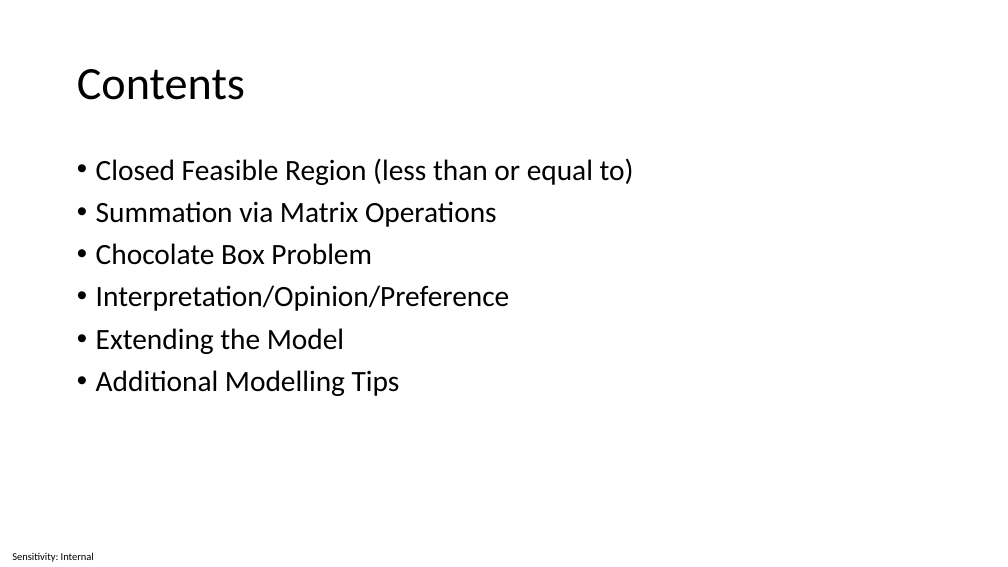
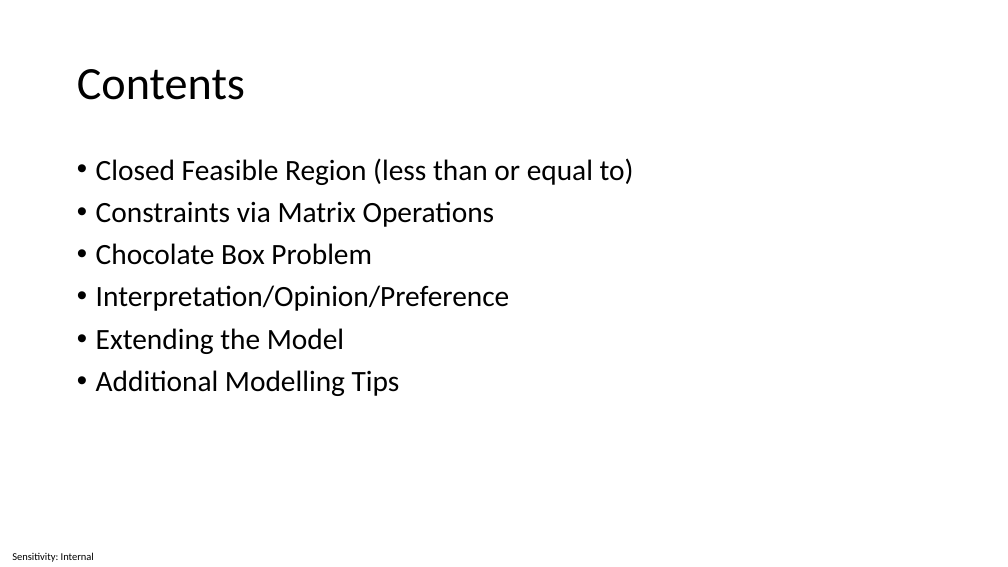
Before and after one commit to ctsallis/operational_research, a slide deck: slide 2 of content/Lectures/Semester 1/Week 04 - Mathematical Programming - Modelling/1 Lecture/Week 4 - Mathematical Programming - Modelling.pptx. Drawn at 1008x567 pixels with LibreOffice and Linux fonts; fonts in the diff are those of the drawing. Boxes give left, top, right and bottom in pixels: in the first picture for what was removed or moved away, otherwise in the second. Text is boxed around its words. In the diff, an @@ line names an element or a change of style, - is before the commit and + after.

```diff
--- a/content/Lectures/Semester 1/Week 04 - Mathematical Programming - Modelling/1 Lecture/Week 4 - Mathematical Programming - Modelling.pptx
+++ b/content/Lectures/Semester 1/Week 04 - Mathematical Programming - Modelling/1 Lecture/Week 4 - Mathematical Programming - Modelling.pptx
@@ text at bbox=[96, 201, 495, 227]: text changed @@
-• Summation via Matrix Operations
+• Constraints via Matrix Operations
```
Also in this commit, not shown: 1 other slide changed, 1 other file.
